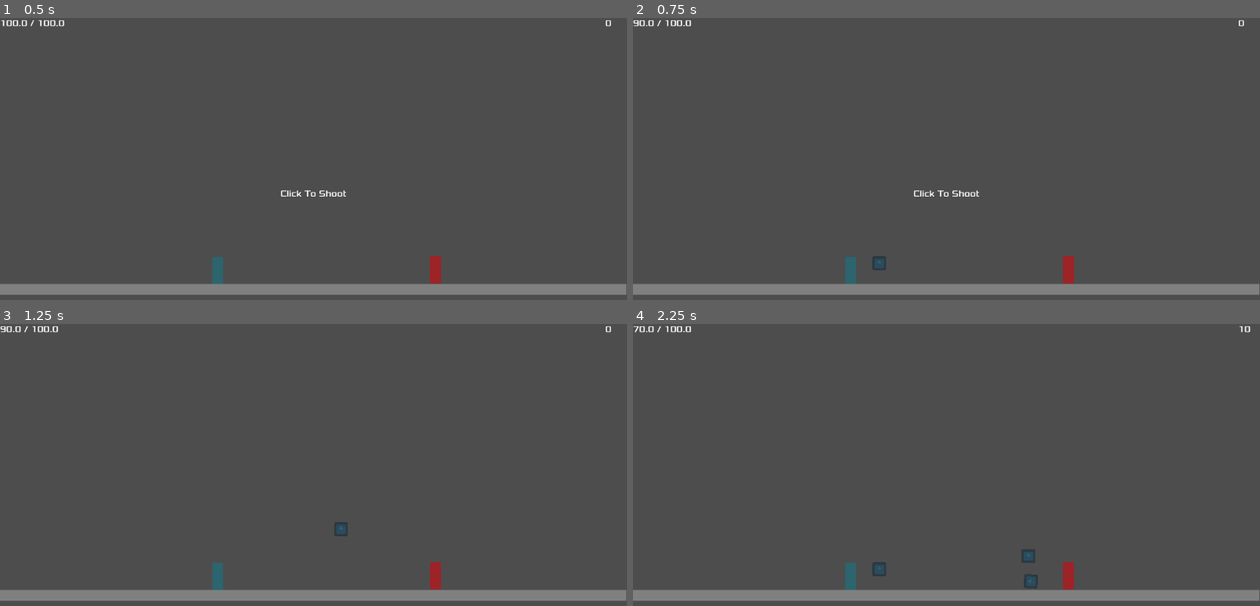
Above: before the commit, frames 1-4 (two rows, left to right).
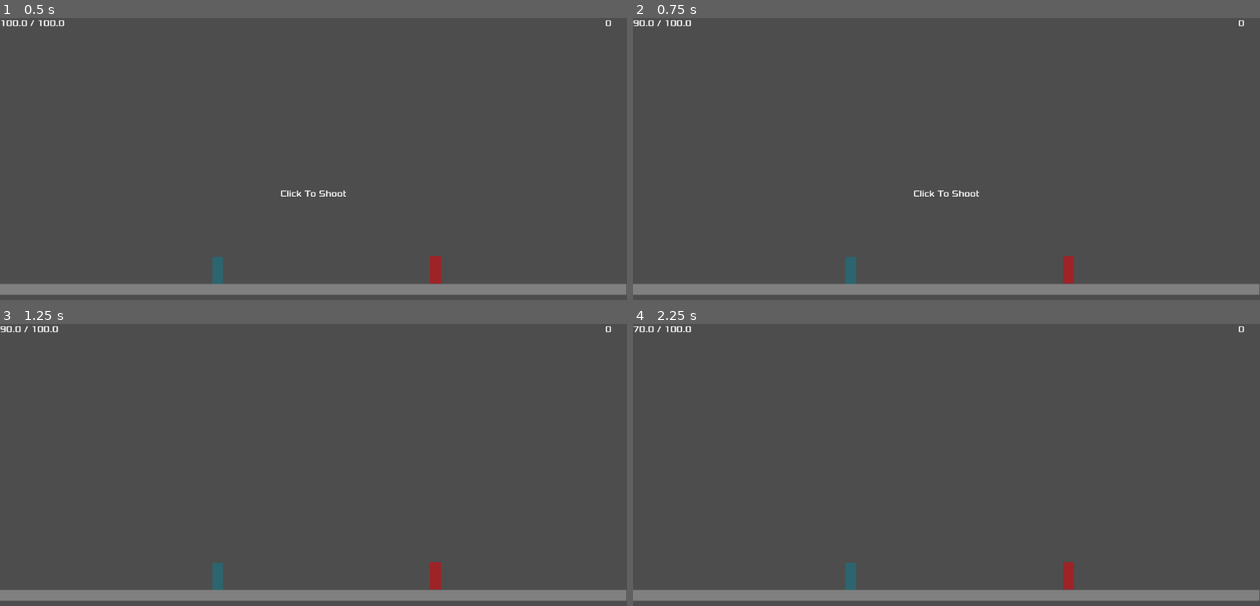
Above: after the commit, the same moments.

Repository: EonViljoen/MerlinEngine
Game: Godot game, scene res://main.tscn
The game is run twice, just before and just after one commit, with the same random seed, the same clock (stepped at 60 frames per second) and the same inputs. The engine's default icon, where the game draws it, is replaced by a stand-in: a white triangle on a blue panel in a dark square.
Inputs (mouse positions are in pixels of both pictures, inside the frame that each line leads up to):
- Up to frame 1 (0.5 s): no input
- Up to frame 2 (0.75 s): tap Enter at 0.5 s; move the mouse to (852, 271) at 0.52 s; click (852, 271) at 0.6 s
- Up to frame 3 (1.25 s): no input
- Up to frame 4 (2.25 s): move the mouse to (821, 518) at 1.27 s; click (821, 518) at 1.35 s; move the mouse to (1009, 422) at 2.02 s; click (1009, 422) at 2.1 s

Frame 1 is identical in both runs. In frame 2, 0.1% of the frame differs, in the area x 38-41%, y 84-90%; in frame 3, 0.1%; in frame 4, 0.3%, in the area x 38-99%, y 0-94%.
Error after the commit: Invalid call. Nonexistent 'Vector2' constructor. (res://scripts/player.gd:53)

Commit message:
temp projectile fit

Diff:
--- a/main.tscn
+++ b/main.tscn
@@ -1,9 +1,8 @@
-[gd_scene load_steps=7 format=3 uid="uid://bfrhvekglh4na"]
+[gd_scene load_steps=6 format=3 uid="uid://bfrhvekglh4na"]
 
 [ext_resource type="PackedScene" uid="uid://dtjaix5asacrc" path="res://character.tscn" id="1_145mt"]
 [ext_resource type="Script" uid="uid://brvsj3m80fgjr" path="res://scripts/target.gd" id="2_ur8c2"]
 [ext_resource type="PackedScene" uid="uid://djwoc85mb6mfu" path="res://hud.tscn" id="3_h2yge"]
-[ext_resource type="PackedScene" uid="uid://tjyscgpv7npt" path="res://experimental_projectile.tscn" id="4_1bvp3"]
 
 [sub_resource type="CanvasTexture" id="CanvasTexture_8uv3a"]
 specular_color = Color(0.501961, 0.501961, 0.501961, 1)
@@ -29,7 +28,6 @@
 [node name="Player" parent="." instance=ExtResource("1_145mt")]
 modulate = Color(0, 0.52549, 0.615686, 0.419608)
 position = Vector2(400, 464)
-projectileScene = ExtResource("4_1bvp3")
 roundingStep = 0.01
 currentManaAmount = 100.0
 maxManaAmount = 100.0
--- a/scripts/player.gd
+++ b/scripts/player.gd
@@ -42,9 +42,19 @@
 		setCurrentMana()
 
 		var spell: Node2D = projectileScene.instantiate()
-		spell.dest = Vector2(800.0, 464.0)
-		self.add_child(spell)
-		spell.global_position.x = self.global_position.x + spawnRange
+		var temp1 = get_tree().get_nodes_in_group("Targets").filter(
+			func(x):
+				return x.activeTarget == true
+		)
+
+		if temp1.size() == 0:
+			return
+		else:
+			spell.dest = Vector2(temp1.get(0))
+			self.add_child(spell)
+			spell.global_position.x = self.global_position.x + spawnRange
+
+
 
 
 	else:
--- a/scripts/target.gd
+++ b/scripts/target.gd
@@ -12,3 +12,7 @@
 
 func take_damage(amount):
 	enemyDamage.emit(amount)
+
+func is_target():
+	if activeTarget:
+		return self
